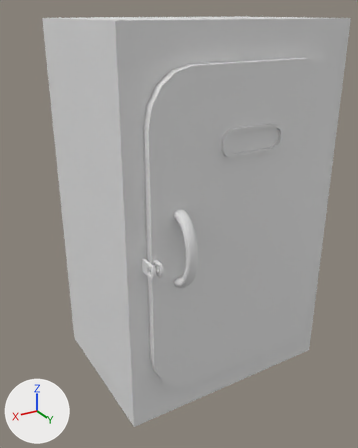
The FBX model Assets/Art/Laboratory/Models/Furniture/Locker.fbx as it was, and as the next commit left it.
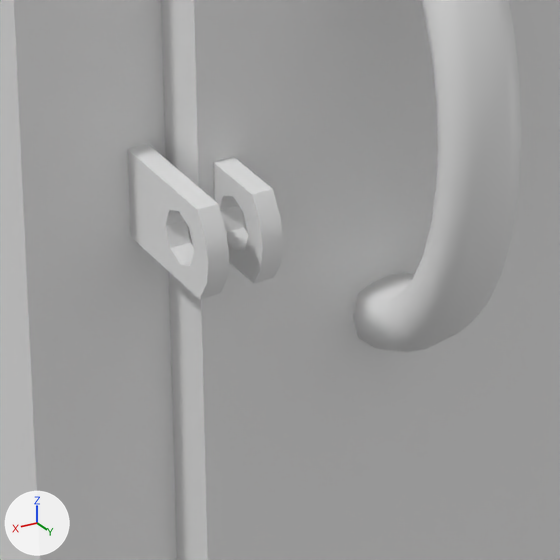
Old and new are each drawn from a 50 mm camera at (0.54, 0.85, 0.753) aimed at (0.141, 0.185, 0.42) and again close up on the part from 34% to 57% of the width and 53% to 71% of the height. Arrows for +X, +Y and +Z are at lower left; the lights stay in place. Where no turn or scale is listed for an object, it has been applied to the vertices.

Objects in the first close-up: 'ClaspBase', 'ClaspDoor', 'Door', 'Handle', 'LockerBase'.
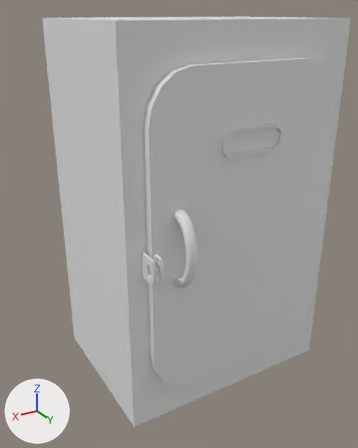
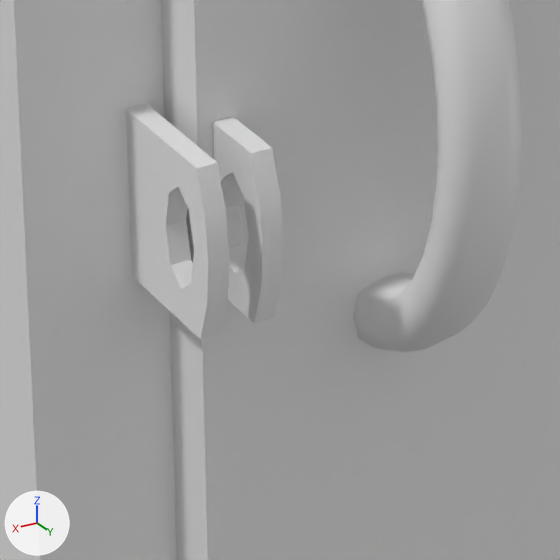
Pixel boxes [x1, y1, x2, y2] of what changed, in the close-ups (560 x 560 px):
'ClaspBase', rescaled (51% taller): before [127, 143, 229, 299]; after [126, 103, 229, 339]
'ClaspDoor', rescaled (62% taller): before [214, 157, 283, 284]; after [213, 117, 283, 324]

The change, as a diff of the scene's bpy script:
```diff
--- a/Assets/Art/Laboratory/Models/Furniture/Locker.fbx.py
+++ b/Assets/Art/Laboratory/Models/Furniture/Locker.fbx.py
@@ ob_claspbase @@
 ob_claspbase.rotation_euler = (1.571, 0.0, 0.0)  # degrees (90, 0, 0)
-ob_claspbase.scale = (0.01, 0.01, 0.01)
+ob_claspbase.scale = (0.01, 0.0191, 0.01)
@@ ob_claspdoor @@
 ob_claspdoor.rotation_euler = (1.571, 0.0, 0.0)  # degrees (90, 0, 0)
-ob_claspdoor.scale = (0.01, 0.01, 0.01)
+ob_claspdoor.scale = (0.01, 0.0191, 0.01)
```
